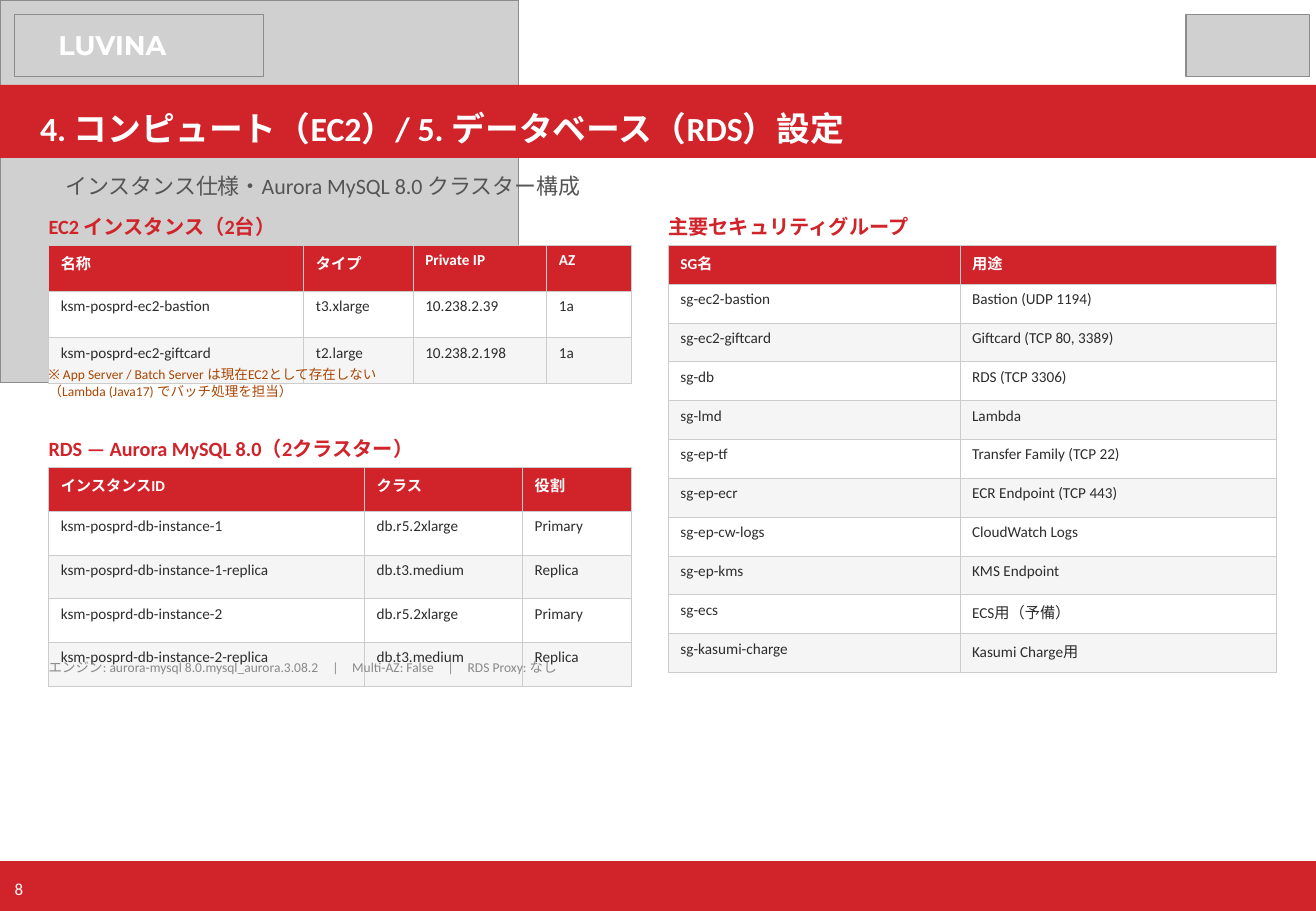
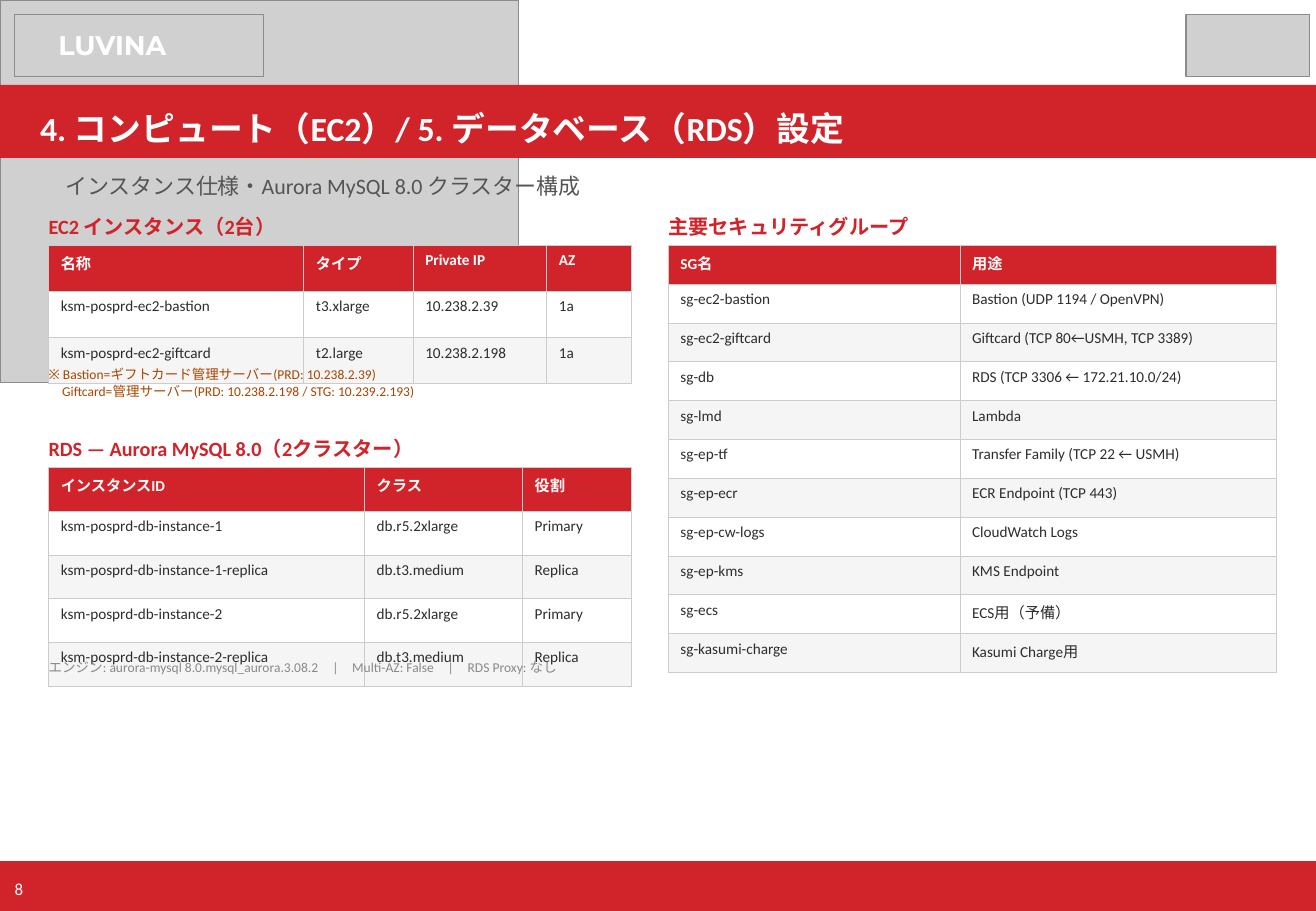
Before and after one commit to kiyoharakadutoshi/kasumi_pos-server_aws, a slide deck: slide 8 of 40_AWS/01_構成資料/カスミPOS_AWS構成資料.pptx. Drawn at 1316x911 pixels with LibreOffice and Linux fonts; fonts in the diff are those of the drawing; grey boxes stand for pictures. Boxes give left, top, right and bottom in pixels: in the first picture for what was removed or moved away, otherwise in the second. Text is boxed around its words. In the diff, an @@ line names an element or a change of style, - is before the commit and + after.

```diff
--- a/40_AWS/01_構成資料/カスミPOS_AWS構成資料.pptx
+++ b/40_AWS/01_構成資料/カスミPOS_AWS構成資料.pptx
@@ table at [668, 245, 1276, 664] @@
-row 2, column 2: Bastion (UDP 1194)
+row 2, column 2: Bastion (UDP 1194 / OpenVPN)
-row 3, column 2: Giftcard (TCP 80, 3389)
+row 3, column 2: Giftcard (TCP 80←USMH, TCP 3389)
-row 4, column 2: RDS (TCP 3306)
+row 4, column 2: RDS (TCP 3306 ← 172.21.10.0/24)
-row 6, column 2: Transfer Family (TCP 22)
+row 6, column 2: Transfer Family (TCP 22 ← USMH)
@@ text at [62, 366, 414, 398]: text changed @@
-※ App Server / Batch Server は現在EC2として存在しない
-（Lambda (Java17) でバッチ処理を担当）
+※ Bastion=ギフトカード管理サーバー(PRD: 10.238.2.39)
+Giftcard=管理サーバー(PRD: 10.238.2.198 / STG: 10.239.2.193)
```
Also in this commit, not shown: 7 other slides changed, 2 slides added, 1 slide removed.
